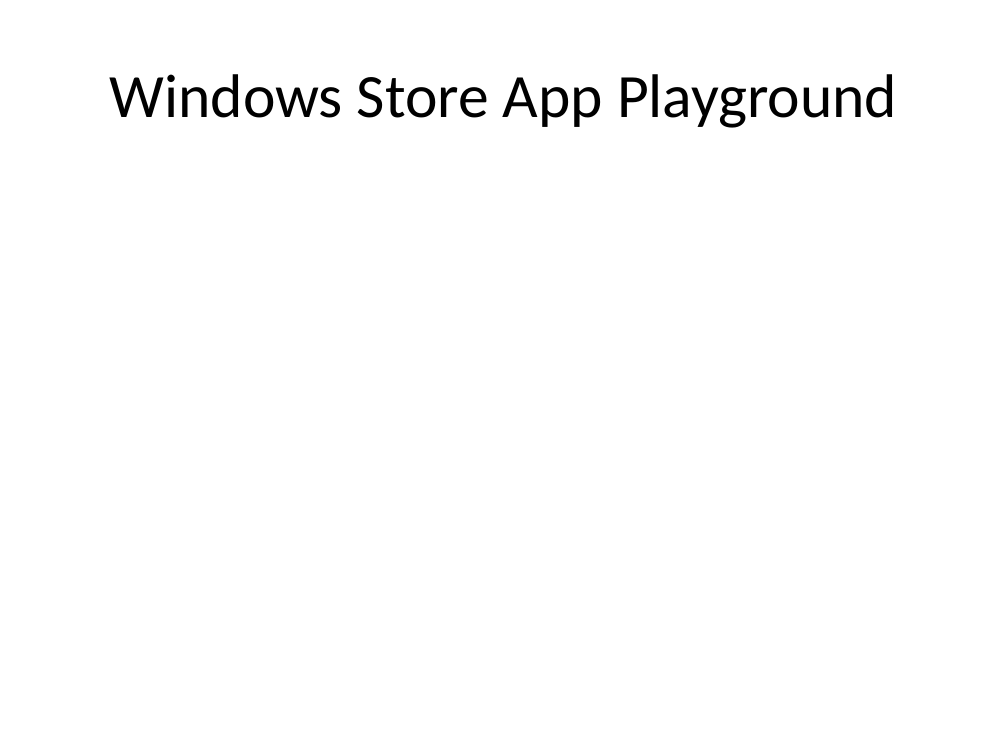
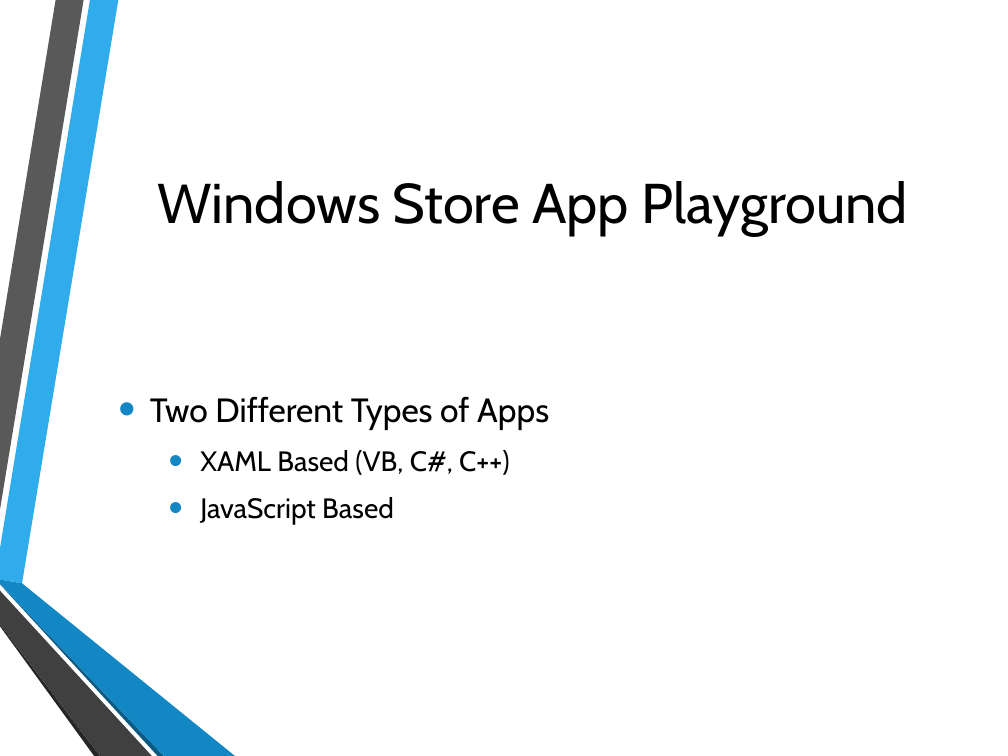
Before and after one commit to jerrelblankenship/Presentations, a slide deck: slide 5 of MamaSaidTestYourCode/AgileDotNet2013/Mama Said Test Your Code.pptx. Drawn at 1008x756 pixels with LibreOffice and Linux fonts; fonts in the diff are those of the drawing; background and template pictures are left out. Boxes give left, top, right and bottom in pixels: in the first picture for what was removed or moved away, otherwise in the second. Text is boxed around its words. In the diff, an @@ line names an element or a change of style, - is before the commit and + after.

```diff
--- a/MamaSaidTestYourCode/AgileDotNet2013/Mama Said Test Your Code.pptx
+++ b/MamaSaidTestYourCode/AgileDotNet2013/Mama Said Test Your Code.pptx
@@ title "Windows Store App Playground": place and size @@
-title "Windows Store App Playground" at <box>109,74,897,128</box>
+title "Windows Store App Playground" at <box>158,181,908,236</box>
@@ title "Windows Store App Playground" at <box>158,181,908,236</box>: size 44 to 40 pt, font Calibri to Cabin @@
@@ text added at <box>150,396,549,525</box>, 20 pt, text #000000 @@
+• Two Different Types of Apps
+  • XAML Based (VB, C#, C++)
+  • JavaScript Based
@@ group added at <box>0,0,235,756</box>: 6 freeform shapes @@
```
Also in this commit, not shown: 7 other slides changed, 1 slide added, 35 other files.
